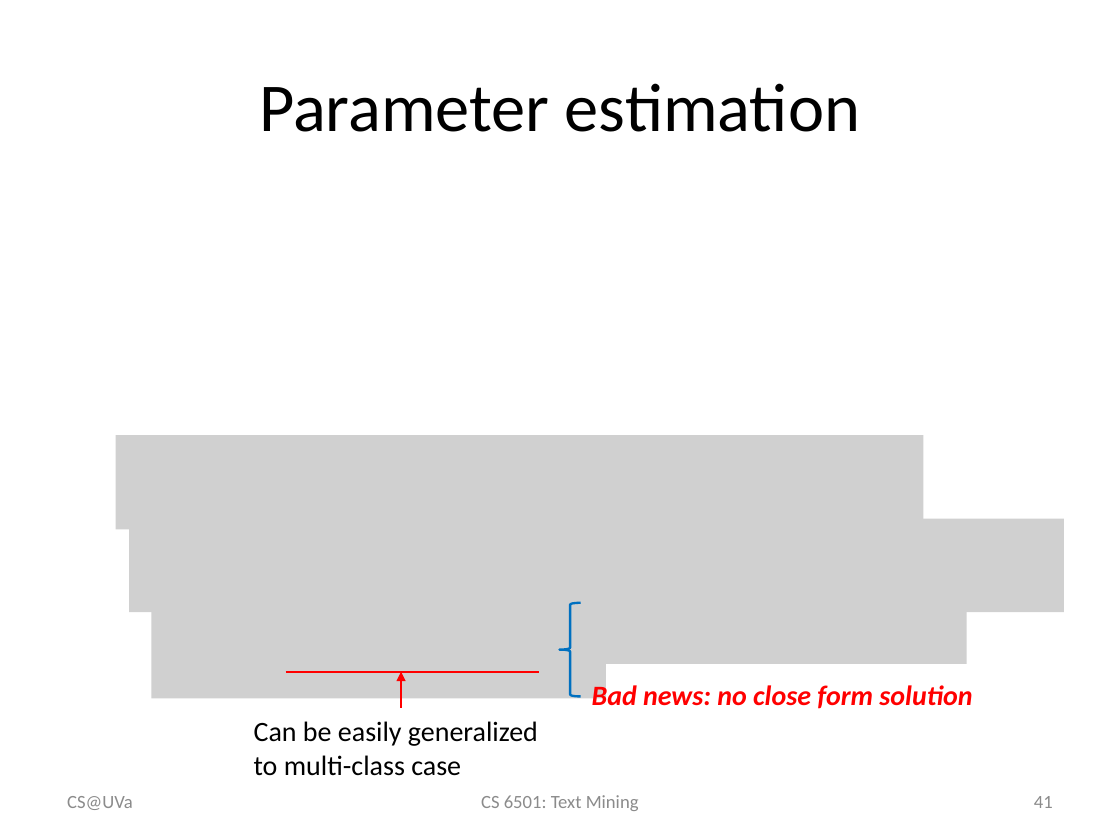
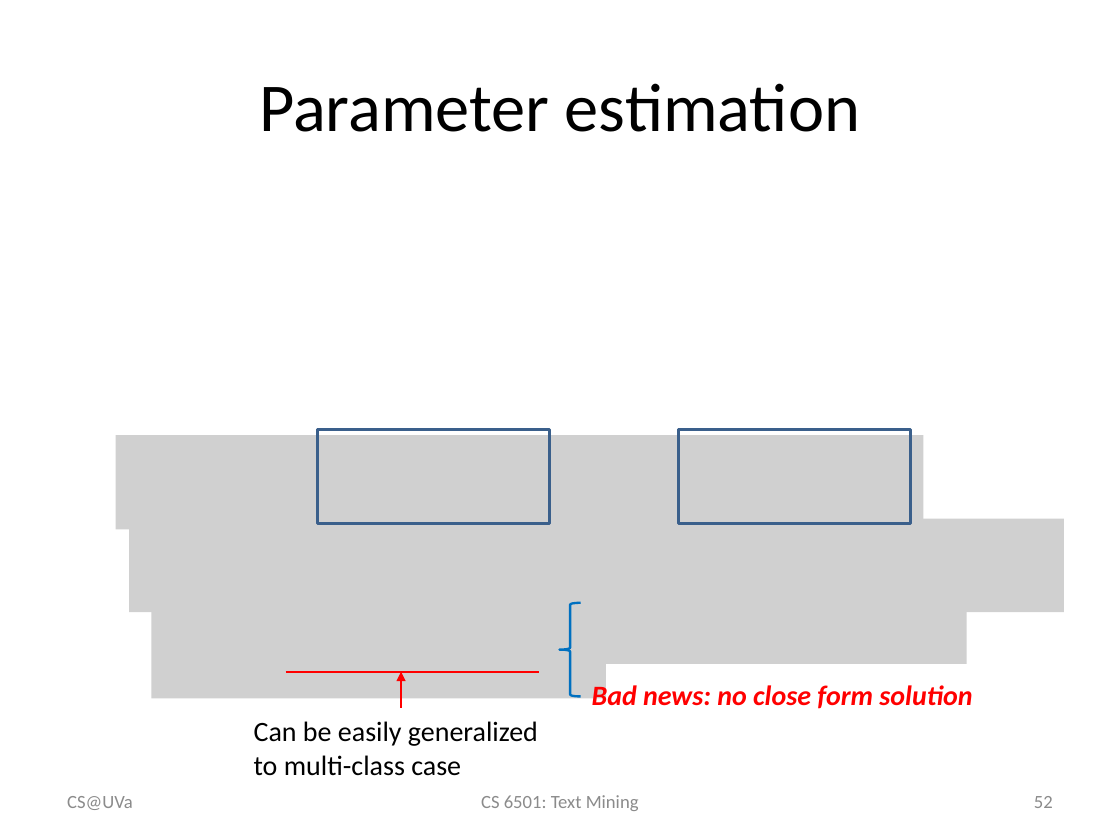
Before and after one commit to wang296/CS6501-Text-Mining, a slide deck: slide 52 of docs/Logistic Regression.pptx (slide 41 before the commit). Drawn at 1120x840 pixels with LibreOffice and Linux fonts; fonts in the diff are those of the drawing; grey boxes stand for pictures. Boxes give left, top, right and bottom in pixels: in the first picture for what was removed or moved away, otherwise in the second. Text is boxed around its words. In the diff, an @@ line names an element or a change of style, - is before the commit and + after.

```diff
--- a/docs/Logistic Regression.pptx
+++ b/docs/Logistic Regression.pptx
@@ rectangle added at [317, 430, 549, 524], outline #3A5F8C 2 pt @@
@@ rectangle added at [679, 430, 911, 524], outline #3A5F8C 2 pt @@
@@ page number at [1034, 796, 1053, 808]: text changed @@
-41
+52
```
Also in this commit, not shown: 2 other slides changed, 11 slides added, 2 other files.
